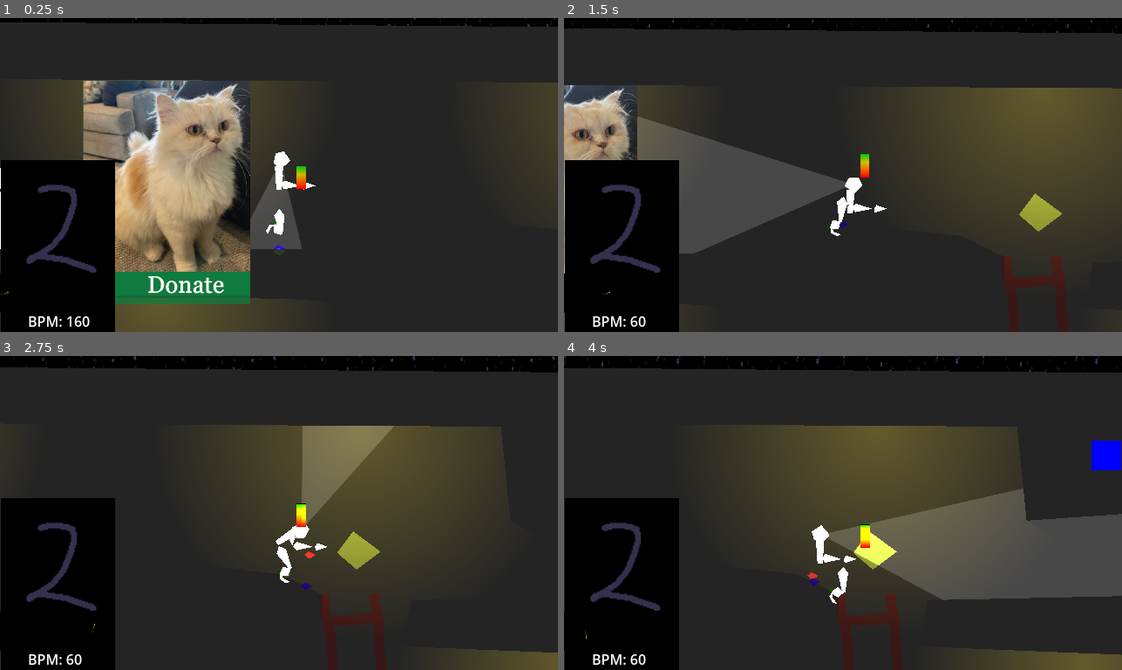
Above: before the commit, frames 1-4 (two rows, left to right).
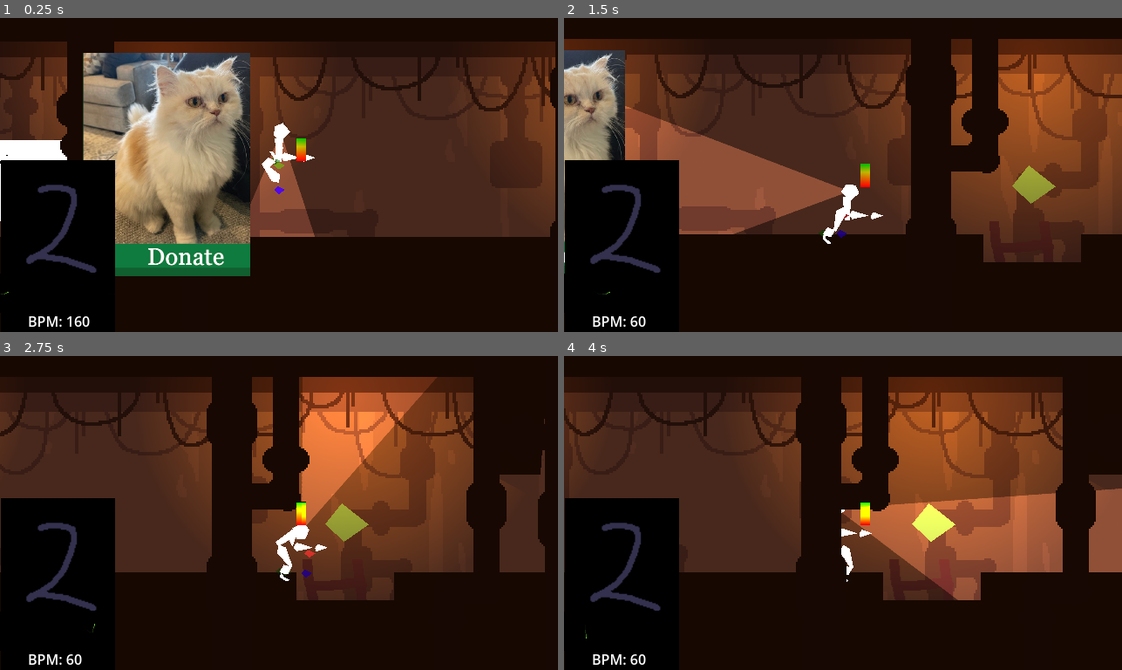
Above: after the commit, the same moments.

Repository: Parker-Vetter/SubwayUnderSea
Game: Godot game, scene res://Scenes/test_scene.tscn
Same seed, same stepped clock (60 frames per second), same inputs: the game is played once before the commit and once after it.
Inputs (mouse positions are in pixels of both pictures, inside the frame that each line leads up to):
- Up to frame 1 (0.25 s): no input
- Up to frame 2 (1.5 s): move the mouse to (731, 196) at 0.52 s; hold D (right) 0.53-1.28 s; tap Space (interact) at 0.6 s; move the mouse to (731, 190) at 1.27 s; hold S (down) from 1.28 s (still down); click (731, 190) at 1.35 s
- Up to frame 3 (2.75 s): move the mouse to (334, 443) at 2.02 s; release S (down) at 2.03 s; hold D (right) from 2.03 s (still down); tap Space (interact) at 2.1 s
- Up to frame 4 (4 s): move the mouse to (815, 575) at 2.77 s; release D (right) at 2.78 s; hold W (up) 2.78-3.53 s; click (815, 575) at 2.85 s; move the mouse to (1010, 560) at 3.52 s; hold A (left) from 3.53 s (still down); tap Space (interact) at 3.6 s

The runs differ from the first frame. In frame 1, 77% of the frame differs, in the area x 0-100%, y 0-100%; in frame 2, 79%; in frame 3, 80%; in frame 4, 78%.

Commit message:
Interior Parallax Background
additionally changed camera and ship to fit parallax

Diff:
--- a/subwaysea/Scenes/Supply Grabber/supplyGrabber.tscn
+++ b/subwaysea/Scenes/Supply Grabber/supplyGrabber.tscn
@@ -7,8 +7,8 @@
 script = ExtResource("1_sbofi")
 
 [node name="ColorRect" type="ColorRect" parent="."]
-light_mask = 4
-visibility_layer = 4
+light_mask = 5
+visibility_layer = 5
 z_index = -1
 offset_left = -152.0
 offset_top = -88.0
--- a/subwaysea/Scenes/test_scene.tscn
+++ b/subwaysea/Scenes/test_scene.tscn
@@ -9,40 +9,45 @@
 [ext_resource type="PackedScene" uid="uid://beb14gfytx36" path="res://Scenes/PlayerOxyTank.tscn" id="3_xpj87"]
 [ext_resource type="Script" path="res://Scripts/playerUIFollow.gd" id="4_v31gu"]
 [ext_resource type="PackedScene" uid="uid://cqdxwpt8n357u" path="res://level_making/camerasystem.tscn" id="5_5gy3l"]
+[ext_resource type="Texture2D" uid="uid://dtsfba21rwvx" path="res://assets/Backgrounds/background.png" id="5_q5aab"]
 [ext_resource type="PackedScene" uid="uid://c7wtkgsvif50g" path="res://level_making/ladder.tscn" id="6_pxrql"]
+[ext_resource type="Texture2D" uid="uid://cxjp2dd814lug" path="res://assets/Backgrounds/pipes_background.png" id="6_s8pm1"]
 [ext_resource type="PackedScene" uid="uid://s3pth3bvbbvt" path="res://Scenes/Sanity System.tscn" id="7_1hrf3"]
+[ext_resource type="Texture2D" uid="uid://0yxhwoclfsd8" path="res://assets/Backgrounds/hanging_cables_background.png" id="7_5i4w0"]
+[ext_resource type="Texture2D" uid="uid://c7fh2ch28etqe" path="res://assets/Backgrounds/hanging_cables_foreground.png" id="8_x8q07"]
+[ext_resource type="Texture2D" uid="uid://b1ld0rjn6hd8u" path="res://assets/Backgrounds/foreground_pipes.png" id="9_frhj4"]
 [ext_resource type="PackedScene" uid="uid://smk00qmpdu36" path="res://Scenes/Supply Grabber/supplyGrabber.tscn" id="10_bb45b"]
 [ext_resource type="Script" path="res://Scripts/tobedeleted.gd" id="11_8qv8o"]
-[ext_resource type="PackedScene" path="res://Scenes/FaceDisplay.tscn" id="11_epfey"]
+[ext_resource type="PackedScene" uid="uid://gnxhj7qlcejs" path="res://Scenes/FaceDisplay.tscn" id="11_epfey"]
 [ext_resource type="PackedScene" uid="uid://f34j633okqsc" path="res://Scenes/component.tscn" id="15_mvw0f"]
 
 [sub_resource type="CanvasItemMaterial" id="CanvasItemMaterial_upv4y"]
 light_mode = 2
 
 [sub_resource type="OccluderPolygon2D" id="OccluderPolygon2D_8026o"]
-polygon = PackedVector2Array(-452.5, -33, -461.5, 19, -77.5, 21, 186.5, 38, 186.5, 168, 262.5, 156, 303.5, 22, 305.5, -32, 256.5, -56, 123.5, -70, -0.5, -36)
+polygon = PackedVector2Array(-473.5, -18, -473.5, 118, 294.5, 118, 294.5, -18)
 
 [sub_resource type="OccluderPolygon2D" id="OccluderPolygon2D_8i1j1"]
-polygon = PackedVector2Array(-453, -33, -463, 20, -96, 35, -48, 178, 7, 181, 31, 38, 203, 34, 208, -47)
+polygon = PackedVector2Array(-453, -25, -453, 111, -77, 111, -53, 207, 3, 207, 27, 111, 211, 111, 211, -25)
 
 [sub_resource type="OccluderPolygon2D" id="OccluderPolygon2D_j2785"]
-polygon = PackedVector2Array(-626.5, -58, 1150.5, -42, 1144.5, 252, 1068.5, 269, 1060.5, 25, 578.5, 28, 573.5, 122, 516.5, 128, 505.5, 20, -475.5, 14, -428.5, 615, 486.5, 602, 476.5, 783, 461.5, 859, 962.5, 852, 952.5, 668, 591.5, 667, 584.5, 605, 955.5, 602, 1536.5, 619, 1556.5, 334, 1062.5, 345, 1062.5, 275, 1531.5, 271, 1623.5, 264, 1610.5, 664, 1048.5, 849, 1058.5, 927, 373.5, 935, 320.5, 713, -559.5, 705, -610.5, 607)
+polygon = PackedVector2Array(-621.5, -53, 1146.5, -53, 1146.5, 147, 1066.5, 123, 1066.5, 3, 578.5, 3, 570.5, 115, 514.5, 115, 506.5, 3, -477.5, 3, -477.5, 611, 482.5, 611, 482.5, 1011, 954.5, 1011, 954.5, 835, 594.5, 835, 594.5, 611, 1538.5, 611, 1538.5, 363, 1066.5, 363, 1066.5, 123, 1626.5, 275, 1626.5, 659, 1058.5, 851, 1058.5, 1059, 394.5, 1059, 250.5, 891, -509.5, 891, -621.5, 707)
 
 [sub_resource type="Curve2D" id="Curve2D_46uno"]
 _data = {
-"points": PackedVector2Array(0, 0, 0, 0, 40, -68, 0, 0, 0, 0, 45, 421)
+"points": PackedVector2Array(0, 0, 0, 0, 40, -68, 0, 0, 0, 0, 38, 16, 0, 0, 0, 0, 38, 176, 0, 0, 0, 0, 38, 376)
+}
+point_count = 4
+
+[sub_resource type="RectangleShape2D" id="RectangleShape2D_77ceo"]
+size = Vector2(111, 334)
+
+[sub_resource type="Curve2D" id="Curve2D_2h8we"]
+_data = {
+"points": PackedVector2Array(0, 0, 0, 0, 39, -94, 0, 0, 0, 0, 36, 373)
 }
 point_count = 2
 
-[sub_resource type="RectangleShape2D" id="RectangleShape2D_77ceo"]
-size = Vector2(111, 184)
-
-[sub_resource type="Curve2D" id="Curve2D_2h8we"]
-_data = {
-"points": PackedVector2Array(0, 0, 0, 0, 39, -94, 0, 0, 0, 0, 30, 235)
-}
-point_count = 2
-
 [sub_resource type="RectangleShape2D" id="RectangleShape2D_dbr52"]
 size = Vector2(41, 37)
 
@@ -134,21 +139,20 @@
 height = 10.0
 script = ExtResource("2_xkchl")
 
-[node name="Parallax Background" type="Node2D" parent="."]
-
-[node name="Exterior Background" type="Polygon2D" parent="Parallax Background"]
-z_index = -1
+[node name="Parallax Exterior" type="Node2D" parent="."]
+
+[node name="Exterior Background" type="Polygon2D" parent="Parallax Exterior"]
+z_index = -2
 color = Color(0, 0, 0, 1)
 polygon = PackedVector2Array(-744, -224, 2656, -208, 2656, 1712, -728, 1768)
 
-[node name="ParallaxBack" type="Parallax2D" parent="Parallax Background"]
-z_index = -1
+[node name="Background2" type="Parallax2D" parent="Parallax Exterior/Exterior Background"]
 scroll_scale = Vector2(0.4, 0.4)
 repeat_size = Vector2(160, 90)
 autoscroll = Vector2(0, 8)
 repeat_times = 6
 
-[node name="Sprite2D" type="Sprite2D" parent="Parallax Background/ParallaxBack"]
+[node name="Sprite2D" type="Sprite2D" parent="Parallax Exterior/Exterior Background/Background2"]
 modulate = Color(1, 1, 1, 0.478431)
 light_mask = 2
 visibility_layer = 2
@@ -157,14 +161,13 @@
 texture = ExtResource("1_qtfo6")
 centered = false
 
-[node name="ParallaxFront" type="Parallax2D" parent="Parallax Background"]
-z_index = -1
+[node name="Foreground" type="Parallax2D" parent="Parallax Exterior/Exterior Background"]
 scroll_scale = Vector2(0.7, 0.7)
 repeat_size = Vector2(160, 90)
 autoscroll = Vector2(0, 15)
 repeat_times = 6
 
-[node name="Sprite2D" type="Sprite2D" parent="Parallax Background/ParallaxFront"]
+[node name="Sprite2D" type="Sprite2D" parent="Parallax Exterior/Exterior Background/Foreground"]
 light_mask = 2
 visibility_layer = 2
 position = Vector2(240, 120)
@@ -172,40 +175,123 @@
 texture = ExtResource("2_jox0j")
 centered = false
 
-[node name="Interior Background" type="Polygon2D" parent="Parallax Background"]
-z_index = -1
+[node name="Parallax Interior" type="Node2D" parent="."]
+
+[node name="Lowest Z Index" type="Polygon2D" parent="Parallax Interior"]
+clip_children = 1
+z_index = -2
 color = Color(0.144063, 0.144063, 0.144063, 1)
-polygon = PackedVector2Array(0, 328, 1768, 344, 1776, 656, 2248, 648, 2232, 1040, 1664, 1232, 1680, 1312, 992, 1320, 944, 1088, 64, 1088, 8, 992)
+polygon = PackedVector2Array(1768, 328, 1768, 528, 2248, 656, 2248, 1040, 1680, 1232, 1680, 1440, 1016, 1440, 872, 1272, 112, 1272, 0, 1088, 0, 328)
+
+[node name="Background" type="Parallax2D" parent="Parallax Interior/Lowest Z Index"]
+scroll_scale = Vector2(0.86, 1)
+repeat_size = Vector2(1280, 360)
+repeat_times = 2
+
+[node name="Sprite2D" type="Sprite2D" parent="Parallax Interior/Lowest Z Index/Background"]
+texture_filter = 1
+scale = Vector2(2, 2)
+texture = ExtResource("5_q5aab")
+centered = false
+
+[node name="Background Pipes" type="Parallax2D" parent="Parallax Interior/Lowest Z Index"]
+scroll_scale = Vector2(0.88, 1)
+repeat_size = Vector2(1280, 360)
+repeat_times = 2
+
+[node name="Sprite2D" type="Sprite2D" parent="Parallax Interior/Lowest Z Index/Background Pipes"]
+texture_filter = 1
+scale = Vector2(2, 2)
+texture = ExtResource("6_s8pm1")
+centered = false
+
+[node name="Background Cables" type="Parallax2D" parent="Parallax Interior/Lowest Z Index"]
+scroll_scale = Vector2(0.92, 1)
+repeat_size = Vector2(1280, 360)
+repeat_times = 2
+
+[node name="Sprite2D" type="Sprite2D" parent="Parallax Interior/Lowest Z Index/Background Cables"]
+texture_filter = 1
+scale = Vector2(2, 2)
+texture = ExtResource("7_5i4w0")
+centered = false
+
+[node name="Middle Z Index" type="Polygon2D" parent="Parallax Interior"]
+clip_children = 1
+polygon = PackedVector2Array(1768, 328, 1768, 528, 2248, 656, 2248, 1040, 1680, 1232, 1680, 1440, 1016, 1440, 872, 1272, 112, 1272, 0, 1088, 0, 328)
+
+[node name="Midground Cables" type="Parallax2D" parent="Parallax Interior/Middle Z Index"]
+scroll_scale = Vector2(0.96, 1)
+repeat_size = Vector2(1280, 360)
+
+[node name="Sprite2D" type="Sprite2D" parent="Parallax Interior/Middle Z Index/Midground Cables"]
+texture_filter = 1
+scale = Vector2(2, 2)
+texture = ExtResource("8_x8q07")
+centered = false
+
+[node name="Highest Z Index" type="Polygon2D" parent="Parallax Interior"]
+clip_children = 1
+light_mask = 0
+z_index = 1
+polygon = PackedVector2Array(1768, 328, 1768, 528, 2248, 656, 2248, 1040, 2008, 1120, 24, 1120, 0, 1088, 0, 328)
+
+[node name="Foreground Pipes" type="Parallax2D" parent="Parallax Interior/Highest Z Index"]
+light_mask = 0
+scroll_scale = Vector2(1.1, 1)
+repeat_size = Vector2(1280, 360)
+
+[node name="Sprite2D" type="Sprite2D" parent="Parallax Interior/Highest Z Index/Foreground Pipes"]
+light_mask = 0
+texture_filter = 1
+scale = Vector2(2, 2)
+texture = ExtResource("9_frhj4")
+centered = false
 
 [node name="Floor" type="StaticBody2D" parent="."]
 position = Vector2(626, 599)
 
 [node name="CollisionShape2D" type="CollisionPolygon2D" parent="Floor"]
 position = Vector2(-8.5, 27)
-polygon = PackedVector2Array(305.5, -32, 303.5, 22, 262.5, 156, 186.5, 168, 186.5, 38, -77.7452, 21.0046, -462.5, 20, -452.5, -33, 0.5, -36, 123.5, -70, 256.5, -56)
+polygon = PackedVector2Array(-473.5, -18, -473.5, 118, 294.5, 118, 294.5, -18)
 
 [node name="LightOccluder2D" type="LightOccluder2D" parent="Floor/CollisionShape2D"]
 occluder = SubResource("OccluderPolygon2D_8026o")
 occluder_light_mask = 3
 
+[node name="Polygon2D" type="Polygon2D" parent="Floor/CollisionShape2D"]
+light_mask = 0
+color = Color(0.0901961, 0.0313726, 0.0117647, 1)
+polygon = PackedVector2Array(-473.5, -18, -473.5, 118, 294.5, 118, 294.5, -18)
+
 [node name="CollisionShape2D4" type="CollisionPolygon2D" parent="Floor"]
 position = Vector2(851, 34)
-polygon = PackedVector2Array(208, -47, 203, 34, 31, 38, 7, 181, -48, 178, -96, 35, -462.5, 20, -452.5, -33)
+polygon = PackedVector2Array(-453, -25, -453, 111, -77, 111, -53, 207, 3, 207, 27, 111, 211, 111, 211, -25)
 
 [node name="LightOccluder2D" type="LightOccluder2D" parent="Floor/CollisionShape2D4"]
 occluder = SubResource("OccluderPolygon2D_8i1j1")
 occluder_light_mask = 3
 
+[node name="Polygon2D" type="Polygon2D" parent="Floor/CollisionShape2D4"]
+light_mask = 0
+color = Color(0.0901961, 0.0313726, 0.0117647, 1)
+polygon = PackedVector2Array(-453, -25, -453, 111, -77, 111, -53, 207, 3, 207, 27, 111, 211, 111, 211, -25)
+
 [node name="Hull" type="StaticBody2D" parent="."]
 position = Vector2(630, 354)
 
 [node name="CollisionShape2D" type="CollisionPolygon2D" parent="Hull"]
 position = Vector2(-8.5, 27)
-polygon = PackedVector2Array(-122.5, -46, 1150.5, -42, 1144.5, 252, 1068.5, 269, 1060.5, 25, 578.5, 28, 573.5, 122, 516.5, 128, 505.5, 20, -475.5, 14, -428.5, 615, 486.5, 602, 476.5, 781, 461.5, 859, 962.5, 852, 952.5, 668, 591.5, 667, 584.5, 605, 955.5, 602, 1093.5, 605, 1536.5, 619, 1556.5, 334, 1062.5, 345, 1062.5, 275, 1531.5, 271, 1623.5, 264, 1610.5, 664, 1048.5, 849, 1058.5, 927, 373.5, 935, 320.5, 713, -559.5, 705, -610.5, 607, -626.5, -58)
+polygon = PackedVector2Array(-621.5, -53, 1146.5, -53, 1146.5, 147, 1066.5, 123, 1066.5, 3, 578.5, 3, 570.5, 115, 514.5, 115, 506.5, 3, -477.5, 3, -477.5, 611, 482.5, 611, 482.5, 1011, 954.5, 1011, 954.5, 835, 594.5, 835, 594.5, 611, 1538.5, 611, 1538.5, 363, 1066.5, 363, 1066.5, 123, 1626.5, 275, 1626.5, 659, 1058.5, 851, 1058.5, 1059, 394.5, 1059, 250.5, 891, -509.5, 891, -621.5, 707)
 
 [node name="LightOccluder2D" type="LightOccluder2D" parent="Hull/CollisionShape2D"]
 occluder = SubResource("OccluderPolygon2D_j2785")
 occluder_light_mask = 3
+
+[node name="Polygon2D" type="Polygon2D" parent="Hull/CollisionShape2D"]
+light_mask = 0
+color = Color(0.0901961, 0.0313726, 0.0117647, 1)
+polygon = PackedVector2Array(-621.5, -53, 1146.5, -53, 1146.5, 147, 1066.5, 123, 1066.5, 3, 578.5, 3, 570.5, 115, 514.5, 115, 506.5, 3, -477.5, 3, -477.5, 611, 482.5, 611, 482.5, 1011, 954.5, 1011, 954.5, 835, 594.5, 835, 594.5, 611, 1538.5, 611, 1538.5, 363, 1066.5, 363, 1066.5, 123, 1626.5, 275, 1626.5, 659, 1058.5, 851, 1058.5, 1059, 394.5, 1059, 250.5, 891, -509.5, 891, -621.5, 707)
 
 [node name="Player" parent="." instance=ExtResource("1_eeyxp")]
 position = Vector2(534, 527)
@@ -221,32 +307,49 @@
 script = ExtResource("4_v31gu")
 
 [node name="CAMERASYSTEM" parent="." instance=ExtResource("5_5gy3l")]
+metadata/_edit_lock_ = true
 
 [node name="Ladder" parent="." instance=ExtResource("6_pxrql")]
 position = Vector2(922, 608)
 
+[node name="CollisionShape2D" parent="Ladder/TopOfLadder" index="0"]
+position = Vector2(46, 143.5)
+
+[node name="CollisionShape2D" parent="Ladder/BottomOfLadder" index="0"]
+position = Vector2(66, 1)
+
 [node name="Path2D" parent="Ladder" index="3"]
+position = Vector2(6, 8)
 curve = SubResource("Curve2D_46uno")
 
 [node name="PathFollow2D" parent="Ladder/Path2D" index="0"]
 position = Vector2(40, -68)
-rotation = 1.56057
+rotation = 1.5946
+
+[node name="CollisionShape2D" parent="Ladder/Floor" index="0"]
+position = Vector2(47, 7)
 
 [node name="Ladder2" parent="." instance=ExtResource("6_pxrql")]
 position = Vector2(1124, 995)
 
 [node name="CollisionShape2D" parent="Ladder2/TopOfLadder" index="0"]
-position = Vector2(36, 75)
+position = Vector2(36, 150)
 shape = SubResource("RectangleShape2D_77ceo")
 
 [node name="BottomOfLadder" parent="Ladder2" index="1"]
 position = Vector2(-26, 206)
 
+[node name="CollisionShape2D" parent="Ladder2/BottomOfLadder" index="0"]
+position = Vector2(62, 151)
+
 [node name="Path2D" parent="Ladder2" index="3"]
 curve = SubResource("Curve2D_2h8we")
 
 [node name="PathFollow2D" parent="Ladder2/Path2D" index="0"]
-rotation = 1.59815
+rotation = 1.57722
+
+[node name="CollisionShape2D" parent="Ladder2/Floor" index="0"]
+position = Vector2(37, 4)
 
 [node name="SanitySystem" parent="." instance=ExtResource("7_1hrf3")]
 position = Vector2(405, 525)
@@ -260,11 +363,13 @@
 offset_bottom = 1373.0
 mouse_filter = 1
 color = Color(0.103744, 0.103744, 0.103744, 1)
+metadata/_edit_lock_ = true
 
 [node name="FaceDisplay" parent="." instance=ExtResource("11_epfey")]
 
 [node name="SupplyGrabber" parent="." instance=ExtResource("10_bb45b")]
-position = Vector2(1928, 856)
+z_index = -1
+position = Vector2(1927, 877)
 
 [node name="imgoingtoshityourself" type="Area2D" parent="."]
 position = Vector2(1229, 434)
@@ -285,7 +390,7 @@
 position = Vector2(1073, 525)
 
 [node name="Component2" parent="." instance=ExtResource("15_mvw0f")]
-position = Vector2(1212, 552)
+position = Vector2(1152, 568)
 
 [connection signal="oxygen_multiplier_changed" from="SanitySystem" to="OxygenSystem" method="_on_sanity_system_oxygen_multiplier_changed"]
 
--- a/subwaysea/level_making/camerasystem.tscn
+++ b/subwaysea/level_making/camerasystem.tscn
@@ -3,18 +3,18 @@
 [ext_resource type="Script" path="res://tools/cam_switches.gd" id="1_8qpr7"]
 
 [sub_resource type="RectangleShape2D" id="RectangleShape2D_lnppb"]
-size = Vector2(2279, 313)
+size = Vector2(2279, 363)
 
 [node name="CAMERASYSTEM" type="Node2D"]
 
 [node name="DebugCam" type="Camera2D" parent="."]
-position = Vector2(-372, 466)
+position = Vector2(-328, 550)
 
 [node name="DebugCam2" type="Camera2D" parent="."]
-position = Vector2(-374, 829)
+position = Vector2(-327, 906)
 
 [node name="DebugCam3" type="Camera2D" parent="."]
-position = Vector2(-372, 1137)
+position = Vector2(-326, 1273)
 
 [node name="CamSwitches" type="Node2D" parent="."]
 script = ExtResource("1_8qpr7")
@@ -22,35 +22,35 @@
 metadata/_edit_group_ = true
 
 [node name="TopBunk" type="Area2D" parent="CamSwitches"]
-position = Vector2(-8, 325)
+position = Vector2(10, 354)
 collision_layer = 0
 collision_mask = 2
 
 [node name="CollisionShape2D" type="CollisionShape2D" parent="CamSwitches/TopBunk"]
-position = Vector2(1129.5, 163.5)
+position = Vector2(1130, 191)
 shape = SubResource("RectangleShape2D_lnppb")
 debug_color = Color(0.694118, 0.619608, 0, 0)
 
 [node name="MidBunk" type="Area2D" parent="CamSwitches"]
-position = Vector2(-10, 679)
+position = Vector2(10, 650)
 collision_layer = 0
 collision_mask = 2
 
 [node name="CollisionShape2D" type="CollisionShape2D" parent="CamSwitches/MidBunk"]
-position = Vector2(1129.5, 180.5)
+position = Vector2(1130, 261)
 shape = SubResource("RectangleShape2D_lnppb")
 debug_color = Color(0.694118, 0.619608, 0, 0)
 
 [node name="BottomBunk" type="Area2D" parent="CamSwitches"]
-position = Vector2(-10, 1037)
+position = Vector2(11, 980)
 collision_layer = 0
 collision_mask = 2
 
 [node name="CollisionShape2D" type="CollisionShape2D" parent="CamSwitches/BottomBunk"]
-position = Vector2(1129.5, 163.5)
+position = Vector2(1128, 296)
 shape = SubResource("RectangleShape2D_lnppb")
 debug_color = Color(0.692315, 0.619856, 1.15514e-06, 0)
 
-[connection signal="body_entered" from="CamSwitches/TopBunk" to="CamSwitches" method="switch_cam" binds= [500.0]]
-[connection signal="body_entered" from="CamSwitches/MidBunk" to="CamSwitches" method="switch_cam" binds= [830.0]]
-[connection signal="body_entered" from="CamSwitches/BottomBunk" to="CamSwitches" method="switch_cam" binds= [1140.0]]
+[connection signal="body_entered" from="CamSwitches/TopBunk" to="CamSwitches" method="switch_cam" binds= [540.0]]
+[connection signal="body_entered" from="CamSwitches/MidBunk" to="CamSwitches" method="switch_cam" binds= [900.0]]
+[connection signal="body_entered" from="CamSwitches/BottomBunk" to="CamSwitches" method="switch_cam" binds= [1260.0]]
--- a/subwaysea/level_making/ladder.tscn
+++ b/subwaysea/level_making/ladder.tscn
@@ -61,3 +61,9 @@
 position = Vector2(42, 4)
 shape = SubResource("RectangleShape2D_q0c5e")
 debug_color = Color(0.403369, 0.158158, 0.168603, 0.42)
+
+[node name="Polygon2D" type="Polygon2D" parent="."]
+light_mask = 0
+position = Vector2(-3, 52)
+color = Color(0.0901961, 0.0313726, 0.0117647, 1)
+polygon = PackedVector2Array(-29, -20, 107, -20, 107, 84, -29, 84)
Not shown: 1 places in subwaysea/Scenes/player.tscn that only renumber resources
Not shown: 1 places in subwaysea/Scenes/test_scene.tscn that only renumber resources
Binary file added: subwaysea/assets/Backgrounds/O2 Machine ON.png
Not shown, added: subwaysea/assets/Backgrounds/O2 Machine ON.png.import
Binary file added: subwaysea/assets/Backgrounds/O2 Machine.png
Not shown, added: subwaysea/assets/Backgrounds/O2 Machine.png.import
Binary file added: subwaysea/assets/Backgrounds/background.png
Not shown, added: subwaysea/assets/Backgrounds/background.png.import
Binary file added: subwaysea/assets/Backgrounds/foreground_pipes.png
Not shown, added: subwaysea/assets/Backgrounds/foreground_pipes.png.import
Binary file added: subwaysea/assets/Backgrounds/hanging_cables_background.png
Not shown, added: subwaysea/assets/Backgrounds/hanging_cables_background.png.import
(and 8 more such lines)
